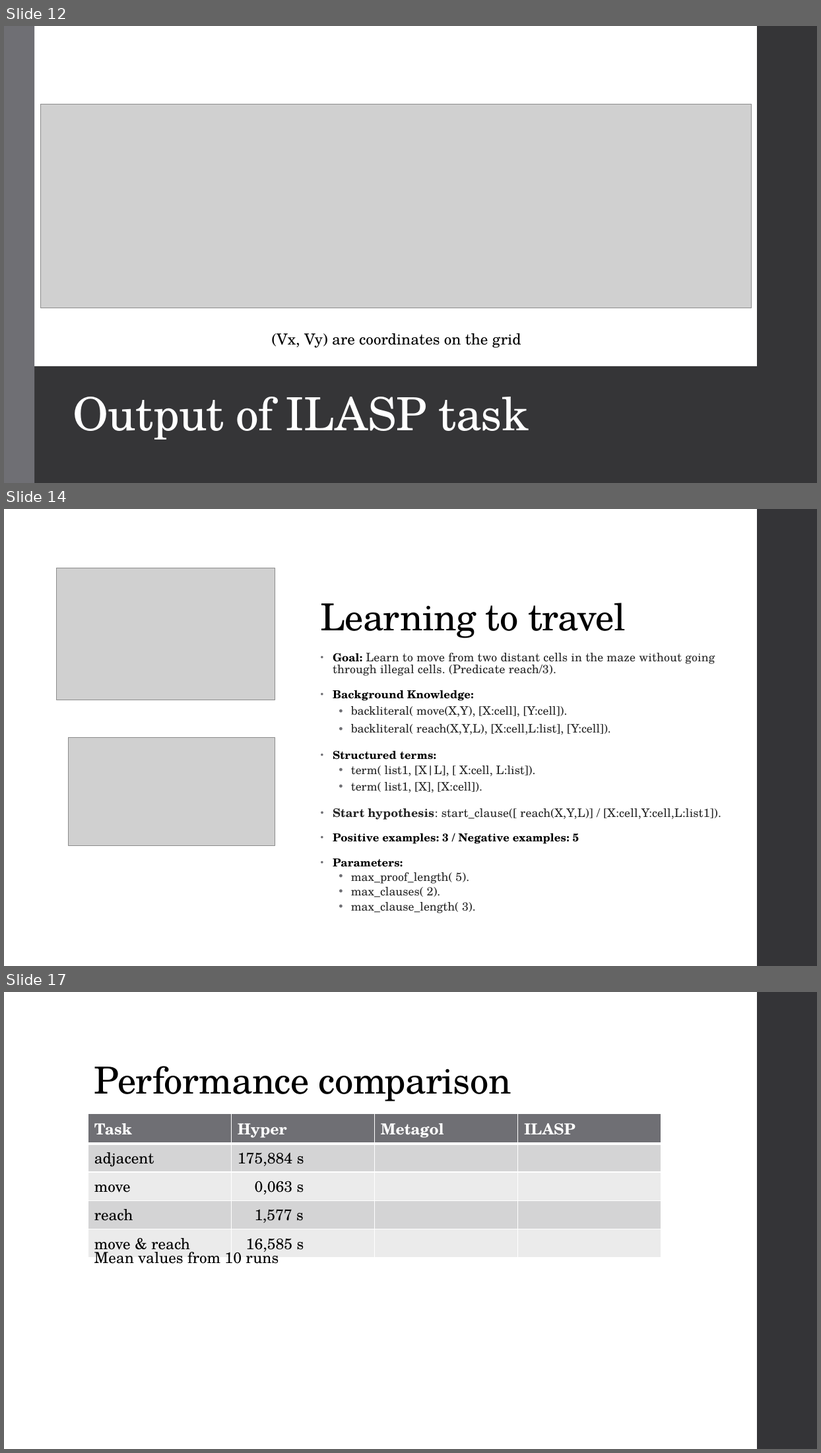
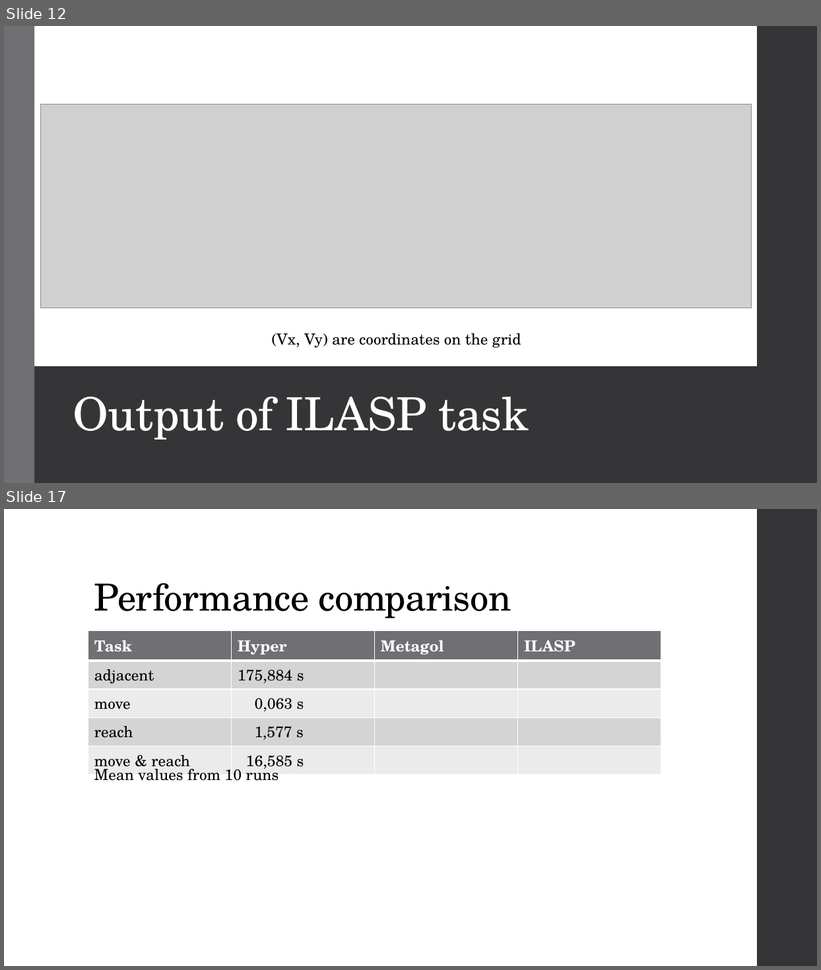
Before and after one commit to Alex-Dell1/ATAI_Maze_Project, a slide deck: ATAI_Presentation ILASP.pptx. Shown one above the other, each under a label of ours: slides 12, 14 and 17 before the commit, slides 12 and 17 after it; the slides between them are not shown. The pictures are 821x1453 and 821x970 pixels, drawn with LibreOffice and Linux fonts; fonts in the diff are those of the drawing; grey boxes stand for pictures. Boxes give left, top, right and bottom in pixels: in the first picture for what was removed or moved away, otherwise in the second. Text is boxed around its words. In the diff, an @@ line names an element or a change of style, - is before the commit and + after.

```diff
--- a/ATAI_Presentation ILASP.pptx
+++ b/ATAI_Presentation ILASP.pptx
@@ slide 14 removed at (4,509,817,966), background #FFFFFF; not listed: 1 template element that a slide beside it also shows @@
@@ picture removed at (56,568,275,700) @@
@@ title removed at (321,603,626,638) @@
-Learning to travel
@@ text removed at (333,653,721,914) @@
-• Goal: Learn to move from two distant cells in the maze without going through illegal cells. (Predicate reach/3).
-• Background Knowledge:
-  • backliteral( move(X,Y), [X:cell], [Y:cell]).
-  • backliteral( reach(X,Y,L), [X:cell,L:list], [Y:cell]).
-• Structured terms:
-  • term( list1, [X|L], [ X:cell, L:list]).
-  • term( list1, [X], [X:cell]).
-• Start hypothesis: start_clause([ reach(X,Y,L)] / [X:cell,Y:cell,L:list1]).
-• Positive examples: 3 / Negative examples: 5
-• Parameters:
-  • max_proof_length( 5).
-  • max_clauses( 2).
-  • max_clause_length( 3).
@@ picture removed at (68,738,275,846) @@
```
Also in this commit, not shown: 2 slides changed, 4 slides added, 3 other slides removed, 4 other files.
